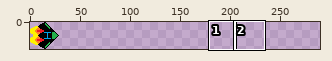
Edited in one commit: sprite sheet (assets/img/playership.png). Above: a wide view before the commit, with the close-up outlined.
Close-up. Before:
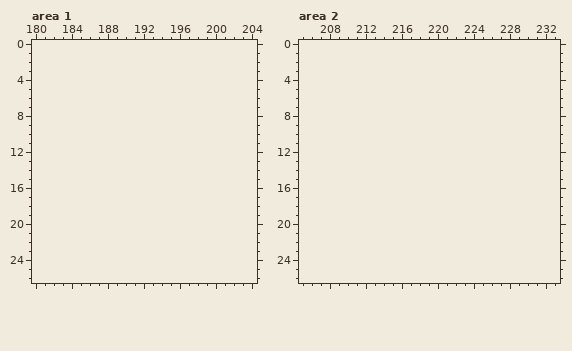
The file is 29x27 pixels. Shown: area 1: x 180..204, y 0..26; area 2: x 205..233, y 0..26. The old version is drawn lined up with the new one, on the new canvas. The commit also changed other parts of the picture, which this record leaves out.
And afterwards:
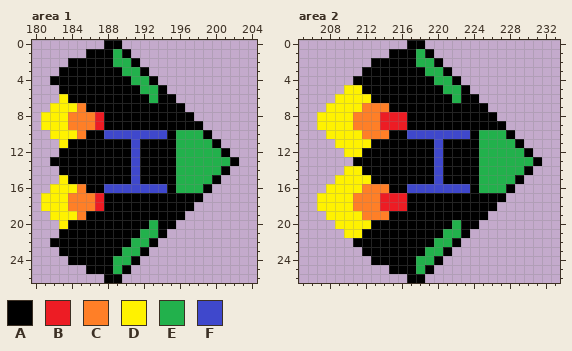
Palette (. is transparent): A #000000  B #ed1c24  C #ff7f27  D #fff200  E #22b14c  F #3f48cc
Edits made:
canvas 29x27 -> 290x27
Changed rows in their new state; - is an unchanged pixel.
Area 1:
first column x 181:
 0 -------AA-------------
 1 -----AAAEA------------
 2 ---AAAAAEEA-----------
 3 --AAAAAAAEEA----------
 4 -AAAAAAAAAEEA---------
 5 --AAAAAAAAAEEA--------
 6 --DAAAAAAAAAEAA-------
 7 -DDDCAAAAAAAAAAA------
 8 DDDCCCBAAAAAAAAAA-----
 9 DDDCCCBAAAAAAAAAAA----
10 -DDDCAAFFFFFFFAEEEA---
11 --DAAAAAAAFAAAAEEEEA--
12 --AAAAAAAAFAAAAEEEEEA-
13 -AAAAAAAAAFAAAAEEEEEEA
14 --AAAAAAAAFAAAAEEEEEA-
15 --DAAAAAAAFAAAAEEEEA--
16 -DDDCAAFFFFFFFAEEEA---
17 DDDCCCBAAAAAAAAAAA----
18 DDDCCCBAAAAAAAAAA-----
19 -DDDCAAAAAAAAAAA------
20 --DAAAAAAAAAEAA-------
21 --AAAAAAAAAEEA--------
22 -AAAAAAAAAEEA---------
23 --AAAAAAAEEA----------
24 ---AAAAAEEA-----------
25 -----AAAEA------------
26 -------AA-------------
Area 2:
first column x 207:
 0 ----------AA-------------
 1 --------AAAEA------------
 2 ------AAAAAEEA-----------
 3 -----AAAAAAAEEA----------
 4 ----AAAAAAAAAEEA---------
 5 ---DDAAAAAAAAAEEA--------
 6 --DDDDAAAAAAAAAEAA-------
 7 -DDDDCCCAAAAAAAAAAA------
 8 DDDDCCCBBBAAAAAAAAAA-----
 9 DDDDCCCBBBAAAAAAAAAAA----
10 -DDDDCCCAAFFFFFFFAEEEA---
11 --DDDDAAAAAAAFAAAAEEEEA--
12 ---DDAAAAAAAAFAAAAEEEEEA-
13 ----AAAAAAAAAFAAAAEEEEEEA
14 ---DDAAAAAAAAFAAAAEEEEEA-
15 --DDDDAAAAAAAFAAAAEEEEA--
16 -DDDDCCCAAFFFFFFFAEEEA---
17 DDDDCCCBBBAAAAAAAAAAA----
18 DDDDCCCBBBAAAAAAAAAA-----
19 -DDDDCCCAAAAAAAAAAA------
20 --DDDDAAAAAAAAAEAA-------
21 ---DDAAAAAAAAAEEA--------
22 ----AAAAAAAAAEEA---------
23 -----AAAAAAAEEA----------
24 ------AAAAAEEA-----------
25 --------AAAEA------------
26 ----------AA-------------
Pixel boxes of the changes (left, top, right, bottom) in both close-ups:
added: (41, 40, 239, 283)
added: (317, 40, 542, 283)
